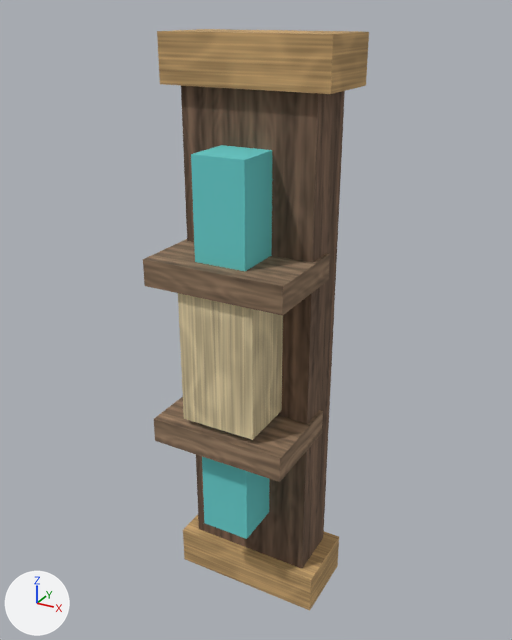
Before and after pictures for a commit that changed the glTF model demo-domain-b/assets/gallery/gallery-wall-sconce.glb.
Camera for both pictures: a camera (50 mm lens) standing at (1.21, -2.14, 2.34) and looking at (0.0, 0.06, 1.24). Arrows for +X, +Y and +Z are at lower left; the lights stay in place. The first picture is the older version.

Names of what the first picture shows: 'gallery-wall-sconce'.
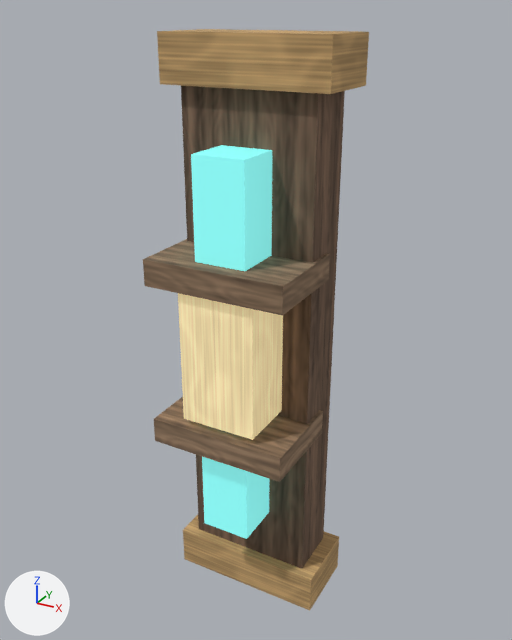
Scene script edits in JSON lines:
```json
{"op": "add", "block": "mat_material_2", "code": "mat_material_2.emission_strength = 1.0"}
{"op": "add", "block": "mat_material_2", "code": "mat_material_2.emission_color = (0.16, 0.52, 0.5)  # cyan #6fbfbc"}
{"block": "mat_material_3", "where": "n0 = _N.new('ShaderNodeBsdfPrincipled'); n0.name = 'Principled BSDF'"}
{"op": "add", "block": "mat_material_3", "code": "n0.inputs[28].default_value = 1.0  # 'Emission Strength'"}
{"op": "add", "block": "mat_material_3", "code": "n0.inputs[27].default_value = (0.4, 0.32, 0.16, 1.0)  # 'Emission Color', beige #aa996f"}
```

Where the change shows, as pixel boxes [x1, y1, x2, y2] in the pictures (512 x 640 px):
```json
{"object": "gallery-wall-sconce", "change": "recoloured, surface changed", "before": [175, 134, 309, 563], "after": [175, 134, 309, 563], "on screen": "lighter"}
```
